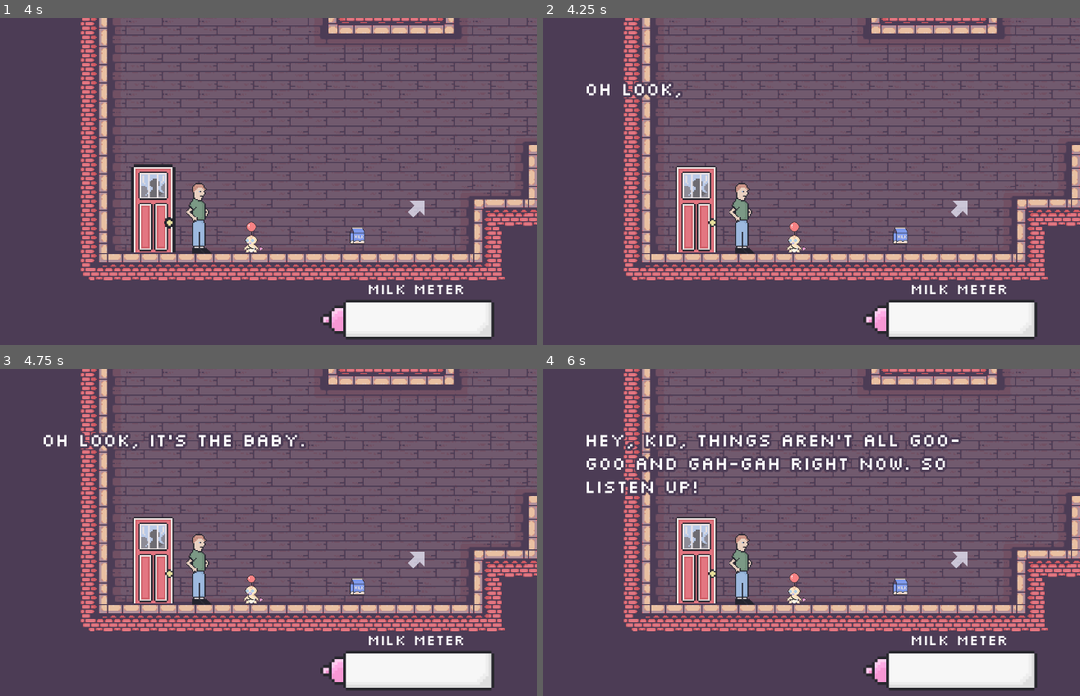
Above: before the commit, frames 1-4 (two rows, left to right).
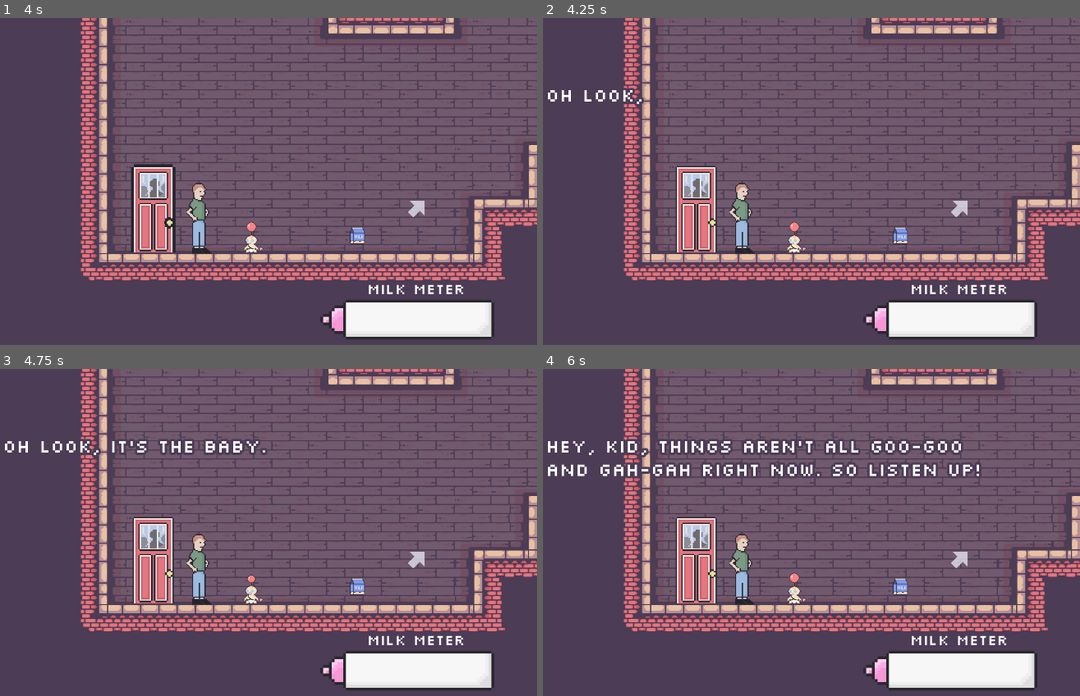
Above: after the commit, the same moments.

Repository: duncwilliams/trust-fund-baby
Game: Godot game, scene res://scenes/main.tscn
Same seed, same stepped clock (60 frames per second), same inputs: the game is played once before the commit and once after it.
Inputs (mouse positions are in pixels of both pictures, inside the frame that each line leads up to):
- Up to frame 1 (4 s): tap Enter at 0.5 s; move the mouse to (354, 184) at 0.52 s; press the mouse at (354, 184) at 0.53 s; hold D (crawl_right) 0.53-2.03 s; tap R (restart) at 1.25, 2, 2.75 s; move the mouse to (75, 220) at 1.27 s; release the mouse at (75, 220) at 1.28 s; click (75, 220) at 1.35 s; move the mouse to (273, 122) at 2.02 s; press the mouse at (273, 122) at 2.03 s; hold A (crawl_left) 2.03-2.78 s; move the mouse to (177, 276) at 2.77 s; release the mouse at (177, 276) at 2.78 s; hold D (crawl_right) from 2.78 s (still down); click (177, 276) at 2.85 s; move the mouse to (408, 256) at 3.52 s; press the mouse at (408, 256) at 3.53 s
- Up to frame 2 (4.25 s): keep holding D (crawl_right)
- Up to frame 3 (4.75 s): move the mouse to (10, 496) at 4.27 s; release D (crawl_right) at 4.28 s; release the mouse at (10, 496) at 4.28 s; hold A (crawl_left) from 4.28 s (still down); click (10, 496) at 4.35 s
- Up to frame 4 (6 s): tap R (restart) at 5 s; move the mouse to (784, 552) at 5.02 s; release A (crawl_left) at 5.03 s; press the mouse at (784, 552) at 5.03 s; hold D (crawl_right) 5.03-5.78 s; move the mouse to (650, 460) at 5.77 s; release the mouse at (650, 460) at 5.78 s; hold A (crawl_left) from 5.78 s (still down); click (650, 460) at 5.85 s

Frame 1 is identical in both runs. In frame 2, 0.6% of the frame differs, in the area x 0-26%, y 19-28%; in frame 3, 1.9%; in frame 4, 6.3%, in the area x 0-82%, y 19-39%.

Commit message:
a bit easier, repositioned dialogue

Diff:
--- a/scenes/dialogue_controller.tscn
+++ b/scenes/dialogue_controller.tscn
@@ -24,9 +24,9 @@
 anchor_top = 0.5
 anchor_right = 0.5
 anchor_bottom = 0.5
-offset_left = -293.0
-offset_top = -221.0
-offset_right = 384.0
+offset_left = -361.0
+offset_top = -210.0
+offset_right = 430.0
 offset_bottom = 94.0
 grow_horizontal = 2
 grow_vertical = 2
--- a/scripts/baby.gd
+++ b/scripts/baby.gd
@@ -6,7 +6,7 @@
 
 @onready var bottle: Node2D = %Bottle
 var thrust_force: float = 16
-var max_velocity: float = 560
+var max_velocity: float = 567.5
 var health: float = 4.0
 var invincible: bool = false
 var i_frames_time: float = 1.5
Not shown, changed: export_presets.cfg
